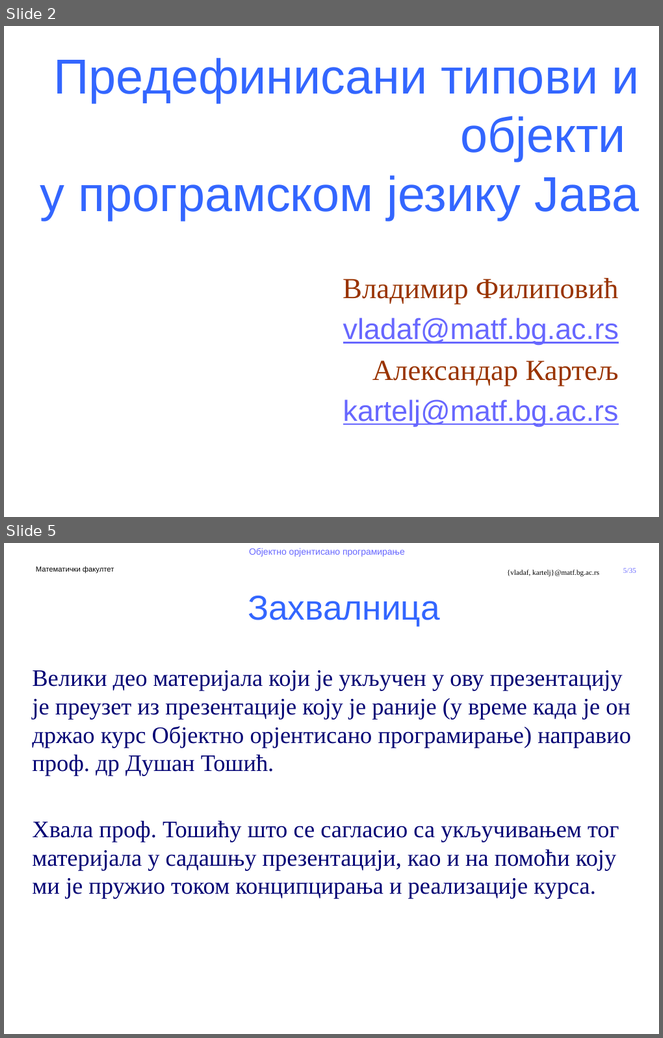
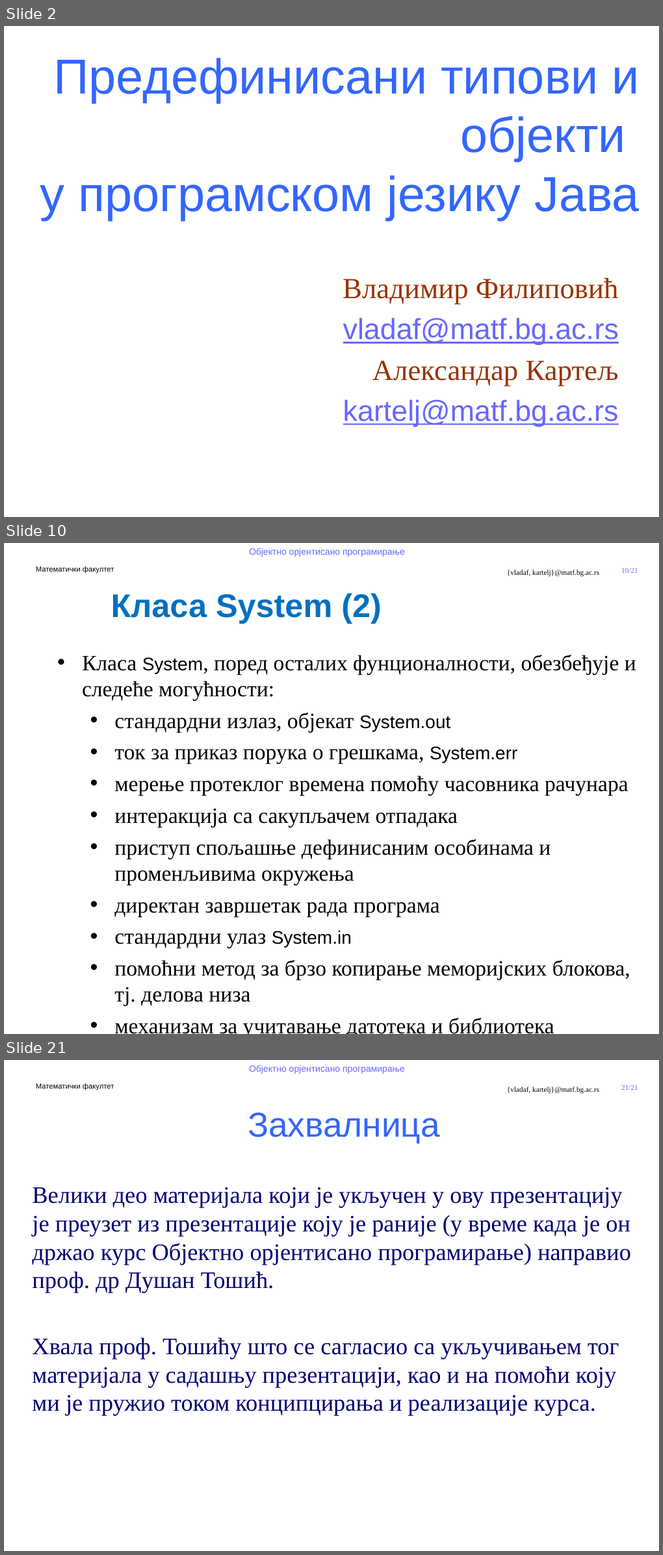
Before and after one commit to MatfOOP/OOP, a slide deck: predavanja/prezentacije/OOP07-1-Predefinisani tipovi u Javi.pptx. Shown one above the other, each under a label of ours: slides 2 and 5 before the commit, slides 2, 10 and 21 after it; the slides between them are not shown. The pictures are 663x1038 and 663x1555 pixels, drawn with LibreOffice and Linux fonts; fonts in the diff are those of the drawing; background and template pictures are left out. Boxes give left, top, right and bottom in pixels: in the first picture for what was removed or moved away, otherwise in the second. Text is boxed around its words. In the diff, an @@ line names an element or a change of style, - is before the commit and + after.

```diff
--- a/predavanja/prezentacije/OOP07-1-Predefinisani tipovi u Javi.pptx
+++ b/predavanja/prezentacije/OOP07-1-Predefinisani tipovi u Javi.pptx
@@ slide 10 added at box(4, 543, 659, 1034), background #FFFFFF; not listed: 5 template elements that a slide beside it also shows @@
@@ text added at box(111, 593, 382, 624), 36 pt, text #0070C0, bold @@
+Класа System (2)
@@ text added at box(82, 655, 636, 1034), 24 pt, text #000000 @@
+• Класа System, поред осталих фунционалности, обезбеђује и следеће могућности:
+  • стандардни излаз, објекат System.out
+  • ток за приказ порука о грешкама, System.err
+  • мерење протеклог времена помоћу часовника рачунара
+  • интеракција са сакупљачем отпадака
+  • приступ спољашње дефинисаним особинама и променљивима окружења
+  • директан завршетак рада програма
+  • стандардни улаз System.in
+  • помоћни метод за брзо копирање меморијских блокова, тј. делова низа
+  • механизам за учитавање датотека и библиотека
@@ what was slide 5 is now slide 21 @@
@@ page number at box(622, 1085, 638, 1090): text changed @@
-5/35
+21/21
```
Also in this commit, not shown: 1 slide changed, 16 other slides added, 1 slide removed, 5 other files.
